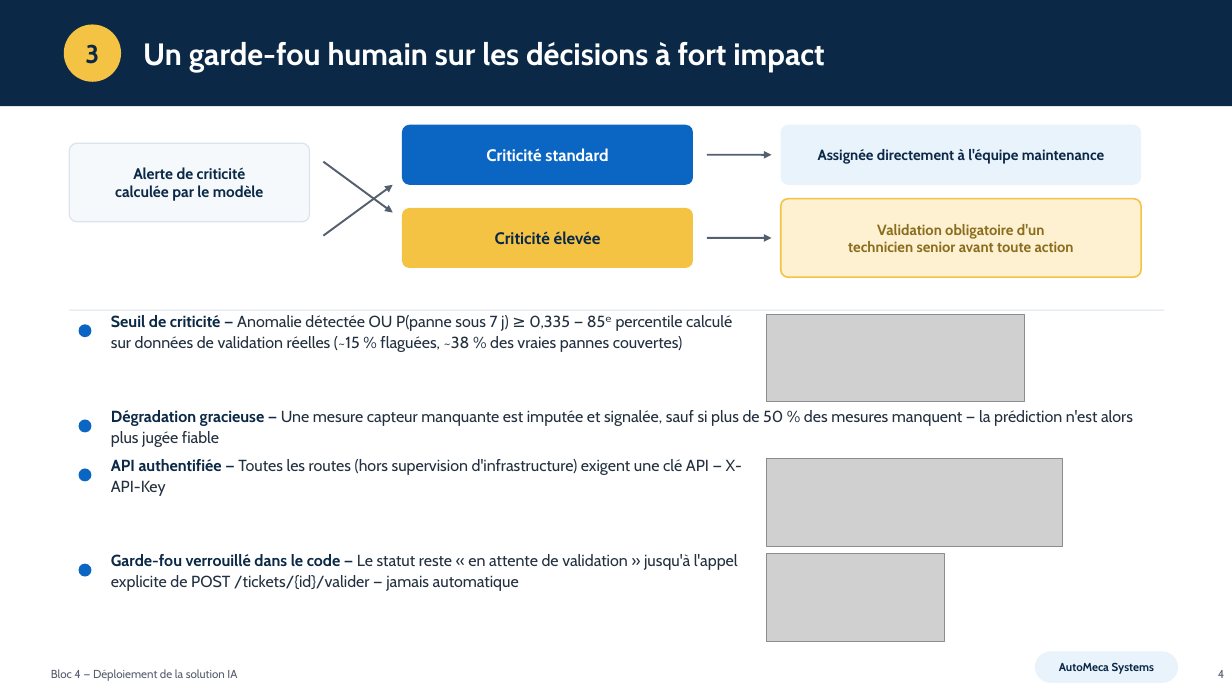
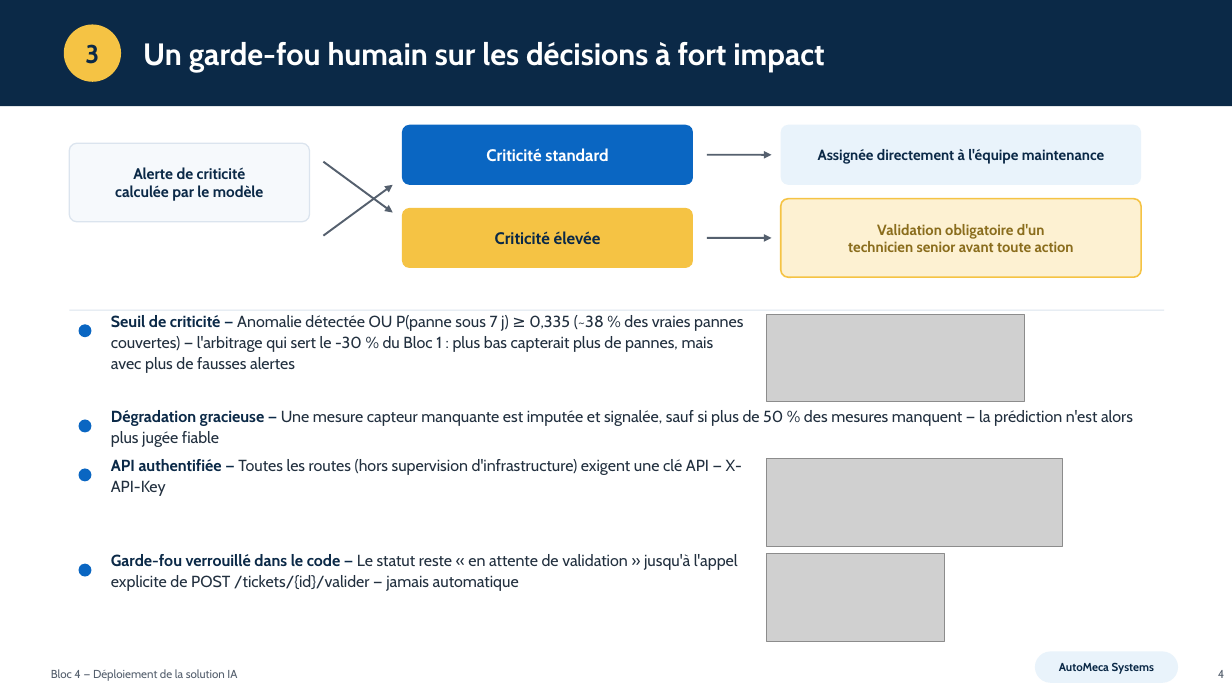
Before and after one commit to Elijoelemile/Bloc4-AutoMeca-Maintenance-Predictive-IoT-CICD, a slide deck: slide 4 of Slides - Bloc 4.pptx. Drawn at 1232x693 pixels with LibreOffice and Linux fonts; fonts in the diff are those of the drawing; grey boxes stand for pictures. Boxes give left, top, right and bottom in pixels: in the first picture for what was removed or moved away, otherwise in the second. Text is boxed around its words. In the diff, an @@ line names an element or a change of style, - is before the commit and + after.

```diff
--- a/Slides - Bloc 4.pptx
+++ b/Slides - Bloc 4.pptx
@@ text at (111,315,743,373): text changed @@
-Seuil de criticité — Anomalie détectée OU P(panne sous 7 j) ≥ 0,335 — 85ᵉ percentile calculé sur données de validation réelles (~15 % flaguées, ~38 % des vraies pannes couvertes)
+Seuil de criticité — Anomalie détectée OU P(panne sous 7 j) ≥ 0,335 (~38 % des vraies pannes couvertes) — l'arbitrage qui sert le -30 % du Bloc 1 : plus bas capterait plus de pannes, mais avec plus de fausses alertes
```
Also in this commit, not shown: 1 other file.
